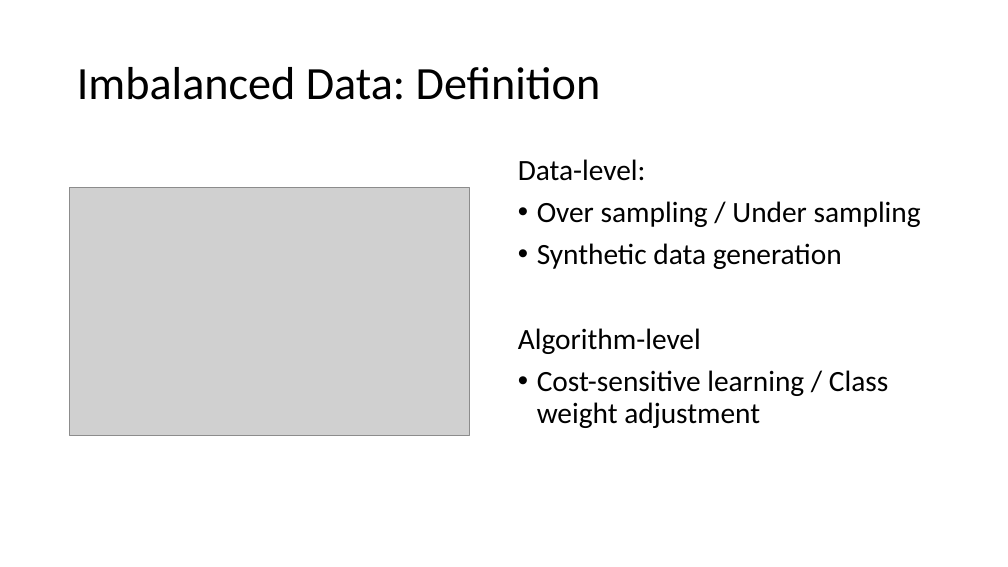
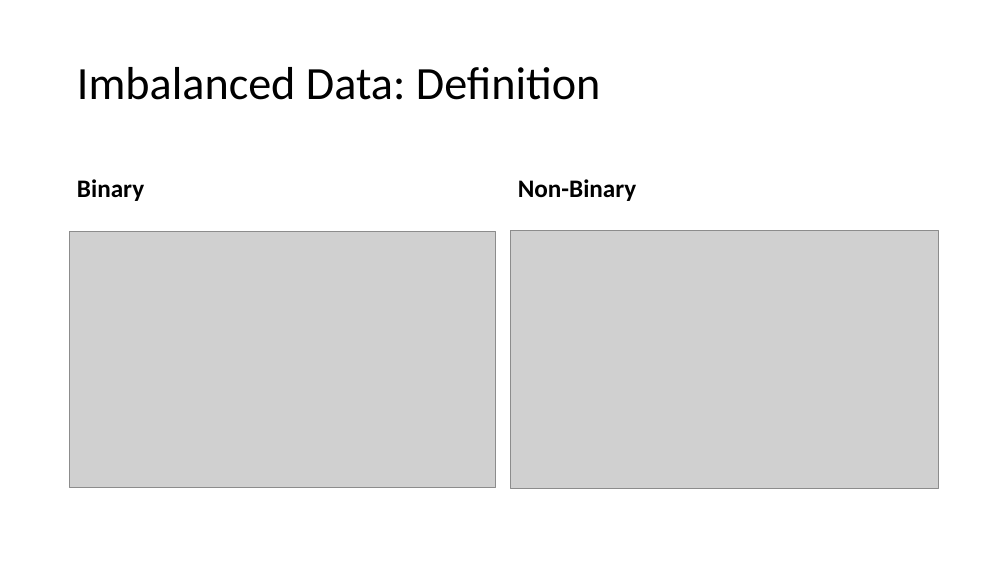
Before and after one commit to MICS-Lab/DeepLearningCourse, a slide deck: slide 11 of Slides_6.pptx. Drawn at 1008x567 pixels with LibreOffice and Linux fonts; fonts in the diff are those of the drawing; grey boxes stand for pictures. Boxes give left, top, right and bottom in pixels: in the first picture for what was removed or moved away, otherwise in the second. Text is boxed around its words. In the diff, an @@ line names an element or a change of style, - is before the commit and + after.

Commit message:
imbalanced data def slide

```diff
--- a/Slides_6.pptx
+++ b/Slides_6.pptx
@@ text added at box(77, 179, 144, 201), 24 pt, text #000000, bold @@
+Binary
@@ text removed at box(518, 159, 921, 428) @@
-Data-level:
-• Over sampling / Under sampling
-• Synthetic data generation
-Algorithm-level
-• Cost-sensitive learning / Class weight adjustment
@@ text added at box(518, 179, 637, 201), 24 pt, text #000000, bold @@
+Non-Binary
@@ picture: place and size @@
-picture at box(70, 188, 470, 436)
+picture at box(70, 231, 496, 488)
@@ picture added at box(510, 231, 939, 488) @@
```
Also in this commit, not shown: 1 other slide changed.
